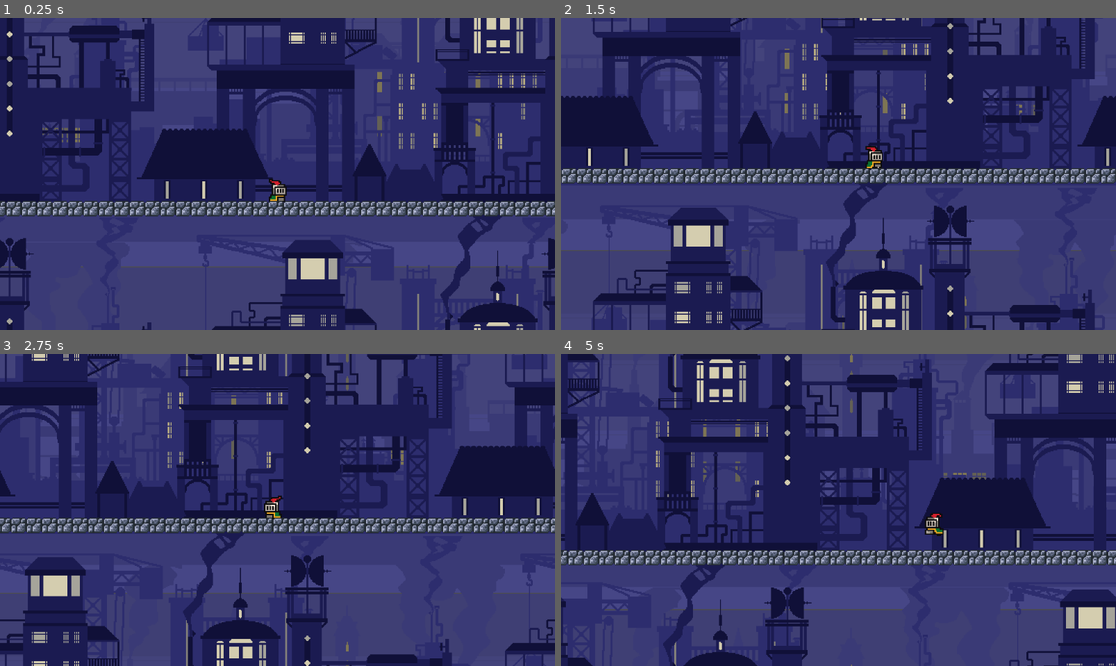
Above: before the commit, frames 1-4 (two rows, left to right).
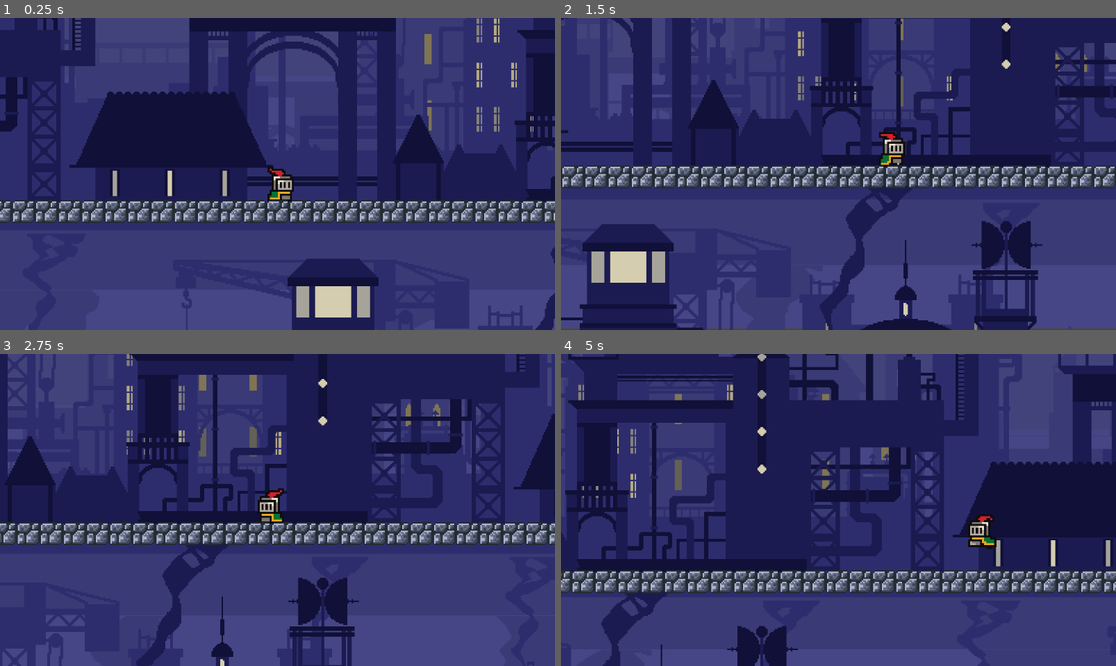
Above: after the commit, the same moments.

Repository: Zaine2k/testing
Game: Godot game, scene res://scenes/maingame.tscn
The game is run twice, just before and just after one commit, with the same random seed, the same clock (stepped at 60 frames per second) and the same inputs.
Inputs (mouse positions are in pixels of both pictures, inside the frame that each line leads up to):
- Up to frame 1 (0.25 s): no input
- Up to frame 2 (1.5 s): move the mouse to (960, 158) at 0.52 s; hold D (key_right) from 0.53 s (still down); tap Space (jump) at 0.77 s; move the mouse to (727, 189) at 1.27 s
- Up to frame 3 (2.75 s): tap Space (jump) at 1.52 s; move the mouse to (333, 441) at 2.02 s; release D (key_right) at 2.03 s; hold A (key_left) from 2.03 s (still down)
- Up to frame 4 (5 s): move the mouse to (810, 572) at 2.77 s; release A (key_left) at 2.78 s; hold D (key_right) 2.78-4.28 s; tap Space (jump) at 3.02, 3.77, 4.52 s; move the mouse to (1005, 556) at 3.52 s; move the mouse to (672, 463) at 4.27 s; hold A (key_left) from 4.28 s (still down)

The runs differ from the first frame. In frame 1, 48% of the frame differs, in the area x 0-100%, y 0-100%; in frame 2, 53%; in frame 3, 52%; in frame 4, 58%.

Commit message:
DynamicCamera Moving
Dynamic camera. Has a max and min. This should work. You can change values to test out different feel. Haven't made it too smooth tho.

Diff:
--- a/scenes/player.tscn
+++ b/scenes/player.tscn
@@ -2,8 +2,8 @@
 
 [ext_resource type="Script" path="res://scripts/basic movement.gd" id="1_8vyr5"]
 [ext_resource type="Texture2D" uid="uid://dg766lodmbk56" path="res://assets/knight.png" id="1_o8o8w"]
-[ext_resource type="Script" path="res://scenes/camera_2d.gd" id="3_bmlur"]
 [ext_resource type="AudioStream" uid="uid://c0yfyhfyji5d" path="res://assets/jump.wav" id="3_nq21c"]
+[ext_resource type="Script" path="res://camera_2d.gd" id="3_wfb5q"]
 
 [sub_resource type="AtlasTexture" id="AtlasTexture_vnvd4"]
 atlas = ExtResource("1_o8o8w")
@@ -175,10 +175,10 @@
 frame_progress = 0.206581
 
 [node name="Camera2D" type="Camera2D" parent="CharacterBody2D"]
-position = Vector2(1, -29)
-zoom = Vector2(2, 2)
+position = Vector2(-1, -19)
+zoom = Vector2(3, 3)
 limit_top = -160
-script = ExtResource("3_bmlur")
+script = ExtResource("3_wfb5q")
 
 [node name="CollisionShape2D" type="CollisionShape2D" parent="CharacterBody2D"]
 position = Vector2(2, -9)
Renamed: scenes/camera_2d.gd -> camera_2d.gd
